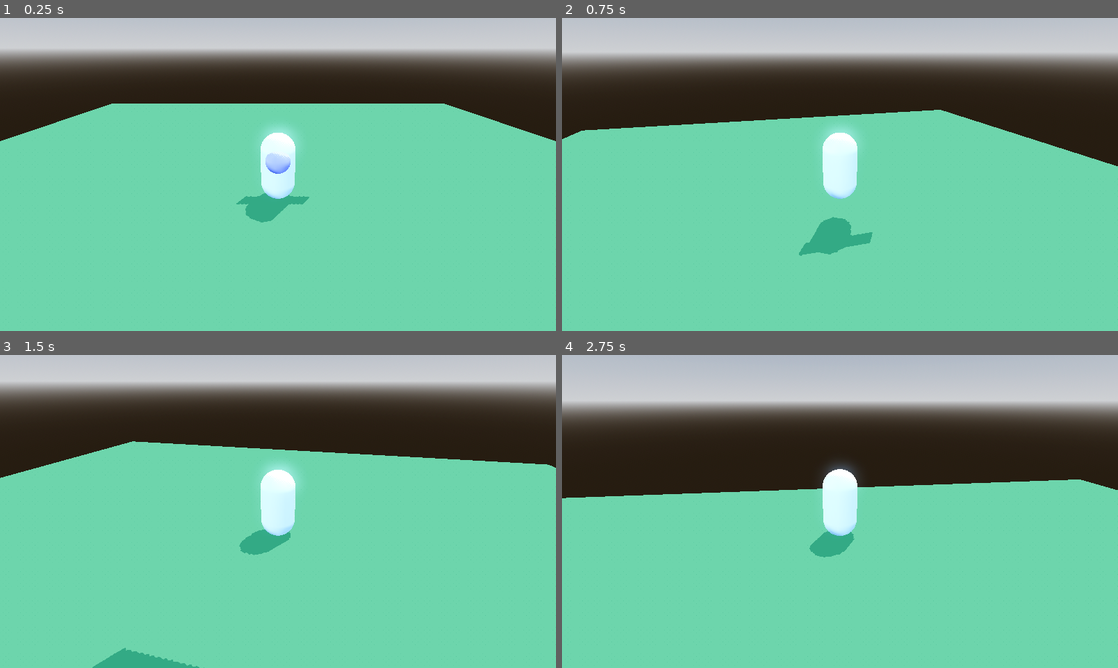
Above: before the commit, frames 1-4 (two rows, left to right).
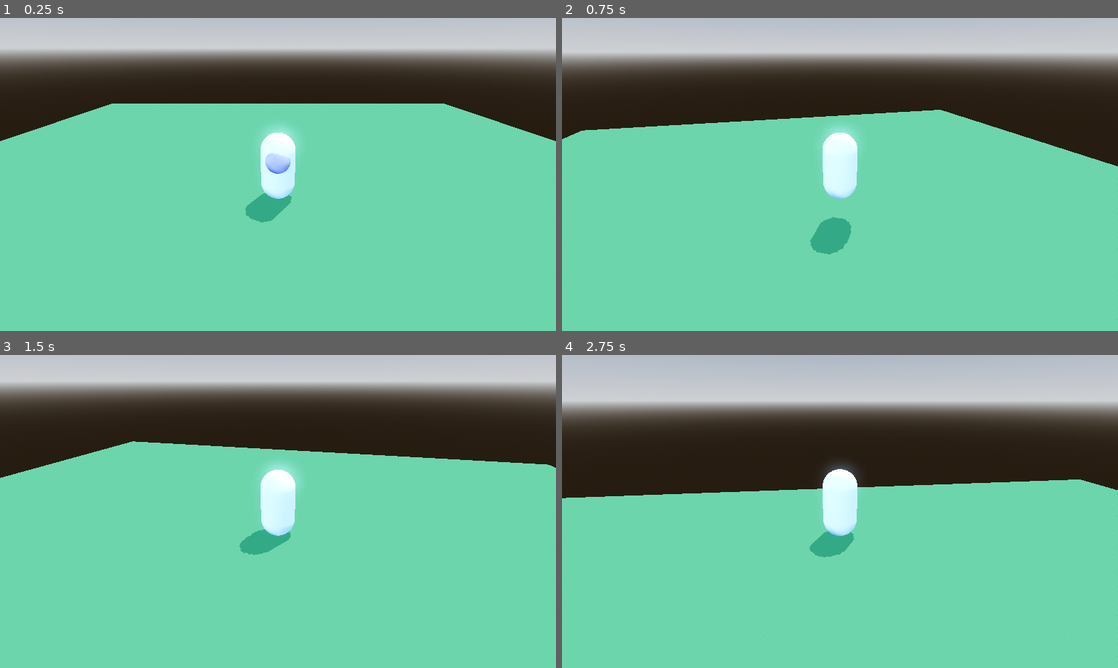
Above: after the commit, the same moments.

Repository: kyle-hessel/godot-narrative-prototype
Game: Godot game, scene res://scenes/main.tscn
Two runs of this game, one before a commit and one after it. Both use one fixed random seed, a clock stepped at 60 frames per second and the inputs below. The engine's default icon, where the game draws it, is replaced by a stand-in: a white triangle on a blue panel in a dark square.
Inputs (mouse positions are in pixels of both pictures, inside the frame that each line leads up to):
- Up to frame 1 (0.25 s): no input
- Up to frame 2 (0.75 s): tap Enter at 0.5 s; move the mouse to (867, 174) at 0.52 s; hold W (forward) from 0.53 s (still down); tap Space (jump) at 0.6 s
- Up to frame 3 (1.5 s): keep holding W (forward); tap Space (jump) at 0.77, 1.07 s; move the mouse to (250, 511) at 1.27 s; tap 1 (combat_action1) at 1.35 s
- Up to frame 4 (2.75 s): keep holding W (forward); tap Space (jump) at 1.52, 1.55, 1.82, 2.3 s; move the mouse to (851, 505) at 2.02 s; hold 2 (combat_action2) from 2.03 s (still down)

The runs differ from the first frame. In frame 1, 0.1% of the frame differs, in the area x 42-56%, y 56-60%; in frame 2, 0.2%; in frame 3, 0.6%, in the area x 16-37%, y 93-100%; in frame 4, nothing differs.

Commit message:
Created npc_default and npc_stats. I decided to make both the mesh and the stats @exports that are manually assigned per-scene (so for future players and NPCs) as this will make it easier to customize the default scripts for each scene going forward. I also sorted some properties into @export_groups.

Diff:
--- a/project.godot
+++ b/project.godot
@@ -185,6 +185,5 @@
 
 [rendering]
 
-scaling_3d/mode=2
 anti_aliasing/quality/msaa_2d=3
 anti_aliasing/quality/msaa_3d=3
--- /dev/null
+++ b/scenes/NPC/npc_default.tscn
@@ -0,0 +1,40 @@
+[gd_scene load_steps=7 format=3 uid="uid://6fyf2ih8xmud"]
+
+[ext_resource type="Shader" path="res://shaders/art_style/halftone.gdshader" id="1_eujii"]
+[ext_resource type="Script" path="res://scripts/npc_scripts/npc_base.gd" id="1_glxxy"]
+[ext_resource type="Script" path="res://scripts/npc_scripts/npc_stats.gd" id="3_1xal6"]
+
+[sub_resource type="CapsuleShape3D" id="CapsuleShape3D_o3qak"]
+
+[sub_resource type="CapsuleMesh" id="CapsuleMesh_51d81"]
+
+[sub_resource type="ShaderMaterial" id="ShaderMaterial_l8ga0"]
+render_priority = 0
+shader = ExtResource("1_eujii")
+shader_parameter/albedo = Color(0.313726, 0.647059, 0.937255, 1)
+shader_parameter/uv1_scale = Vector3(1, 1, 1)
+shader_parameter/uv1_offset = null
+shader_parameter/albedo_energy = 1.2
+shader_parameter/frequency = 330.0
+shader_parameter/radius_weight = 2.0
+shader_parameter/shade_bias = 2.0
+shader_parameter/shade_amount = 0.7
+
+[node name="NPCDefault" type="CharacterBody3D" node_paths=PackedStringArray("npc_mesh", "npc_stats")]
+script = ExtResource("1_glxxy")
+npc_mesh = NodePath("MeshInstance3D")
+npc_stats = NodePath("NPCData/NPCStats")
+
+[node name="CollisionShape3D" type="CollisionShape3D" parent="."]
+transform = Transform3D(1, 0, 0, 0, 1, 0, 0, 0, 1, 0, 1, 0)
+shape = SubResource("CapsuleShape3D_o3qak")
+
+[node name="MeshInstance3D" type="MeshInstance3D" parent="."]
+transform = Transform3D(1, 0, 0, 0, 1, 0, 0, 0, 1, 0, 1, 0)
+mesh = SubResource("CapsuleMesh_51d81")
+surface_material_override/0 = SubResource("ShaderMaterial_l8ga0")
+
+[node name="NPCData" type="Node" parent="."]
+
+[node name="NPCStats" type="Node" parent="NPCData"]
+script = ExtResource("3_1xal6")
--- a/scenes/main.tscn
+++ b/scenes/main.tscn
@@ -1,9 +1,10 @@
-[gd_scene load_steps=11 format=3 uid="uid://derbil8eh3sma"]
+[gd_scene load_steps=12 format=3 uid="uid://derbil8eh3sma"]
 
 [ext_resource type="Script" path="res://scripts/level.gd" id="1_p5pro"]
-[ext_resource type="PackedScene" uid="uid://cdplgwr0kkrcr" path="res://scenes/player.tscn" id="1_tdgme"]
+[ext_resource type="PackedScene" uid="uid://cdplgwr0kkrcr" path="res://scenes/player/player.tscn" id="1_tdgme"]
 [ext_resource type="Shader" path="res://shaders/art_style/halftone.gdshader" id="2_bwlsd"]
 [ext_resource type="Shader" path="res://shaders/art_style/hq_outlines_pp.gdshader" id="3_cjaud"]
+[ext_resource type="PackedScene" uid="uid://6fyf2ih8xmud" path="res://scenes/NPC/npc_default.tscn" id="5_mxwrk"]
 
 [sub_resource type="ProceduralSkyMaterial" id="ProceduralSkyMaterial_fwa2y"]
 sky_horizon_color = Color(0.64625, 0.65575, 0.67075, 1)
@@ -68,6 +69,10 @@
 [node name="Player" parent="." instance=ExtResource("1_tdgme")]
 
 [node name="PostProcessOutlineShader" type="MeshInstance3D" parent="."]
+visible = false
 extra_cull_margin = 16384.0
 mesh = SubResource("QuadMesh_nbesm")
 surface_material_override/0 = SubResource("ShaderMaterial_6cph7")
+
+[node name="NPCDefault" parent="." instance=ExtResource("5_mxwrk")]
+transform = Transform3D(1, 0, 0, 0, 1, 0, 0, 0, 1, -9.34717, 0, 0)
--- a/scenes/player.tscn
+++ b/scenes/player/player.tscn
@@ -3,7 +3,7 @@
 [ext_resource type="Script" path="res://scripts/player.gd" id="1_vbk4d"]
 [ext_resource type="Texture2D" uid="uid://dw4odbkkyov0u" path="res://assets/UI/Target_Reticle.png" id="2_3hnpp"]
 [ext_resource type="Shader" path="res://shaders/art_style/halftone.gdshader" id="2_cyob2"]
-[ext_resource type="PackedScene" uid="uid://b4fvlhowibkve" path="res://scenes/player_nodes/player_character_stats.tscn" id="4_oc7g4"]
+[ext_resource type="Script" path="res://scripts/player_scripts/player_character_stats.gd" id="4_a01c2"]
 
 [sub_resource type="CapsuleShape3D" id="CapsuleShape3D_ty4c4"]
 
@@ -43,8 +43,10 @@
 [sub_resource type="SphereShape3D" id="SphereShape3D_u6bcy"]
 radius = 13.125
 
-[node name="Player" type="CharacterBody3D"]
+[node name="Player" type="CharacterBody3D" node_paths=PackedStringArray("player_stats", "player_mesh")]
 script = ExtResource("1_vbk4d")
+player_stats = NodePath("PlayerData/PlayerCharacterStats")
+player_mesh = NodePath("MeshInstance3D")
 
 [node name="CollisionShape3D" type="CollisionShape3D" parent="."]
 transform = Transform3D(1, 0, 0, 0, 1, 0, 0, 0, 1, 0, 1, 0)
@@ -91,7 +93,8 @@
 
 [node name="PlayerData" type="Node" parent="."]
 
-[node name="PlayerCharacterStats" parent="PlayerData" instance=ExtResource("4_oc7g4")]
+[node name="PlayerCharacterStats" type="Node" parent="PlayerData"]
+script = ExtResource("4_a01c2")
 
 [connection signal="body_entered" from="OverlapArea" to="." method="_on_overlap_area_body_entered"]
 [connection signal="body_exited" from="OverlapArea" to="." method="_on_overlap_area_body_exited"]
--- /dev/null
+++ b/scripts/npc_scripts/npc_base.gd
@@ -0,0 +1,15 @@
+extends CharacterBody3D
+
+@export_group("Assignables")
+@export var npc_mesh: Node3D
+@export var npc_type: NPCType = NPCType.Converser
+@export var npc_stats: NPCStats
+@export_group("")
+
+enum NPCType {
+	Combatant = 0,
+	Ally = 1,
+	Merchant = 2,
+	Converser = 3,
+	Other = 4
+}
--- /dev/null
+++ b/scripts/npc_scripts/npc_stats.gd
@@ -0,0 +1,12 @@
+extends Node
+
+class_name NPCStats
+
+@export var base_health_stat: int = 200
+@export var current_health_stat: int = base_health_stat
+@export var base_defense_stat: int # probably temporary until I break things down a bit more
+@export var current_defense_stat: int = base_defense_stat
+@export var base_speed_stat: int
+@export var current_speed_stat: int = base_speed_stat
+@export var base_luck_stat: int
+@export var current_luck_stat: int = base_luck_stat
--- a/scripts/player.gd
+++ b/scripts/player.gd
@@ -2,12 +2,18 @@
 
 class_name Player
 
-@onready var player_stats: PlayerCharacterStats = $PlayerData/PlayerCharacterStats
-
+@export_group("Assignables")
+@export var player_stats: PlayerCharacterStats
+@export var player_mesh: Node3D
+@export_group("")
+
+@export_group("Stats")
 @export var player_health_max: float = 50.0
 @export var player_health_current: float = player_health_max
+@export_group("")
 
 var player_speed_current: float = 0.0
+@export_group("Movement")
 @export var player_speed_walk_max: float = 6.0
 @export var player_speed_sprint_max: float = player_speed_walk_max * 2.0
 @export var player_jump_speed_modifier: float = 0.8
@@ -16,14 +22,23 @@
 @export var player_decel_rate: float = 14.0
 @export var player_jump_decel_rate: float = 10.0
 @export var player_rotation_rate: float = 9.0
+
+@export var jump_velocity: float = 5.0
+@export var jump_velocity_multiplier: float = 1.25
+@export var root_motion_multiplier: float = 4.0
+var gravity: float = ProjectSettings.get_setting("physics/3d/default_gravity")
+@export var gravity_multiplier: float = 1.5
+@export_group("")
+
+@export_group("Controls")
 #@export var target_cam_bias_default: float = 0.3
 #@export var target_cam_bias_additive: float = 0.2
 #var target_cam_bias: float = target_cam_bias_default
 #@export var tracking_range: float = 6.0
 @export var cam_lerp_rate: float = 5.0
-@export var jump_velocity: float = 5.0
-@export var jump_velocity_multiplier: float = 1.25
-@export var root_motion_multiplier: float = 4.0
+@export var mouse_sensitivity: float = 2.5
+@export var joystick_sensitivity: float = 3.0
+@export_group("")
 
 var has_direction: bool = false
 var is_jumping: bool = false
@@ -32,19 +47,12 @@
 var targeting: bool = false
 var tracking: bool = false
 
-var gravity: float = ProjectSettings.get_setting("physics/3d/default_gravity")
-@export var gravity_multiplier: float = 1.5
-
-@onready var player_mesh: Node3D = $MeshInstance3D
 @onready var player_cam: Camera3D = $SpringArm3D/PlayerCam
 @onready var target_icon: Sprite2D = $UI/TargetingIcon
 
 var viewport_width: int = ProjectSettings.get_setting("display/window/size/viewport_width")
 var viewport_height: int = ProjectSettings.get_setting("display/window/size/viewport_height")
 var viewport_wh: Vector2 = Vector2(viewport_width, viewport_height)
-
-@export var mouse_sensitivity: float = 2.5
-@export var joystick_sensitivity: float = 3.0
 
 var overlapping_objects: Array[Node3D]
 var targeted_object: Node3D = null
Not shown: 1 places in scenes/player/player_character_stats.tscn that only renumber resources
